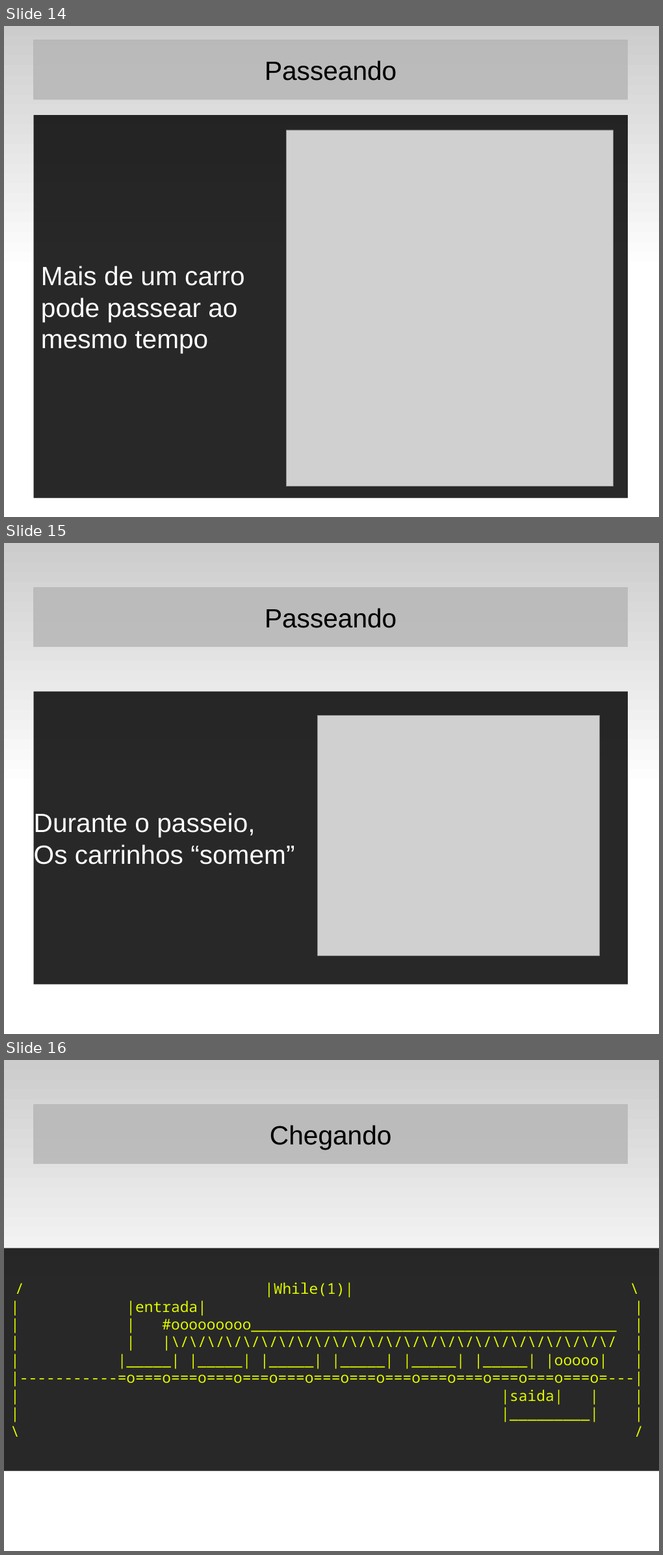
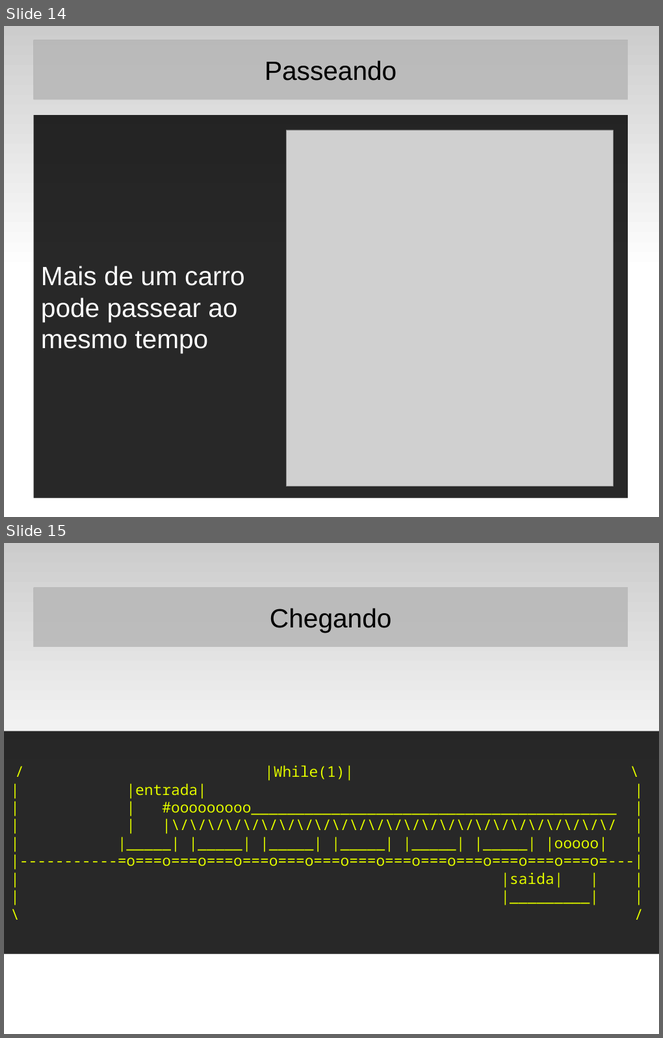
Before and after one commit to birocchi/mc514-1s2009-ade, a slide deck: branches/lab03/apresentacaoroller2.odp. Shown one above the other, each under a label of ours: slides 14, 15 and 16 before the commit, slides 14 and 15 after it. The pictures are 663x1555 and 663x1038 pixels, drawn with LibreOffice and Linux fonts; fonts in the diff are those of the drawing; grey boxes stand for pictures. Boxes give left, top, right and bottom in pixels: in the first picture for what was removed or moved away, otherwise in the second. Text is boxed around its words. In the diff, an @@ line names an element or a change of style, - is before the commit and + after.

```diff
--- a/branches/lab03/apresentacaoroller2.odp
+++ b/branches/lab03/apresentacaoroller2.odp
@@ slide 15 removed at [4, 543, 659, 1034], background #FFFFFF; not listed: 1 template element that a slide beside it also shows @@
@@ rectangle removed at [34, 588, 628, 647] @@
-Passeando
@@ rectangle removed at [34, 692, 628, 985] @@
-Durante o passeio,
-Os carrinhos “somem”
@@ picture removed at [317, 715, 600, 956] @@
@@ what was slide 16 is now slide 15 @@
```
Also in this commit, not shown: 1 slide changed.
